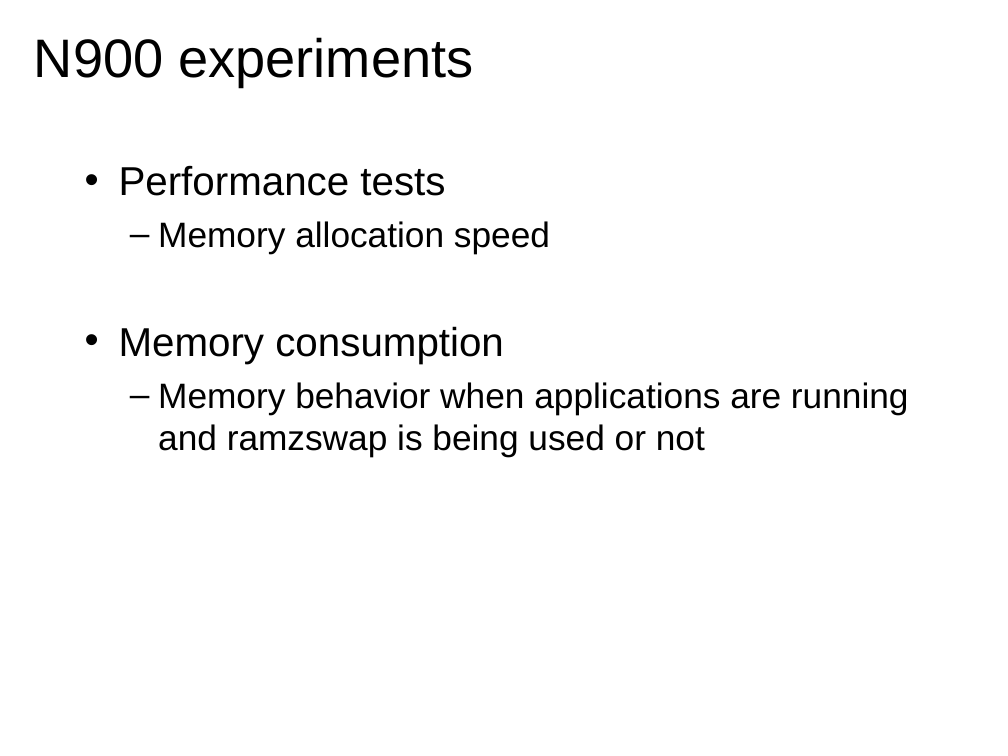
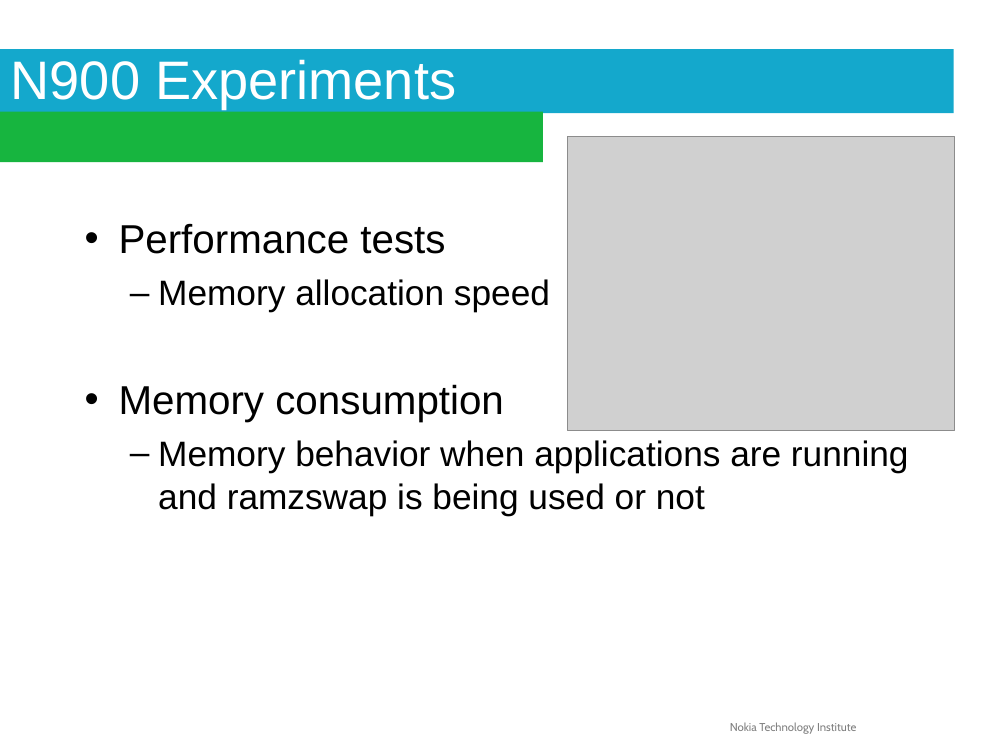
Before and after one commit to briglia/LinuxCon2011, a slide deck: slide 22 of linuxcon2011.odp (slide 21 before the commit). Drawn at 1008x756 pixels with LibreOffice and Linux fonts; fonts in the diff are those of the drawing; grey boxes stand for pictures; background and template pictures are left out. Boxes give left, top, right and bottom in pixels: in the first picture for what was removed or moved away, otherwise in the second. Text is boxed around its words. In the diff, an @@ line names an element or a change of style, - is before the commit and + after.

```diff
--- a/linuxcon2011.odp
+++ b/linuxcon2011.odp
@@ title "N900 Experiments" resized from (x1=34, y1=37, x2=473, y2=87) to (x1=0, y1=49, x2=954, y2=113) @@
@@ title "N900 Experiments" at (x1=0, y1=49, x2=954, y2=113): fill none to #14A8CC @@
@@ title at (x1=11, y1=59, x2=456, y2=109): text changed; text colour #000000 to #FFFFFF @@
-N900 experiments
+N900 Experiments
@@ rectangle added at (x1=0, y1=112, x2=543, y2=162), fill #17B53F @@
@@ picture added at (x1=567, y1=136, x2=954, y2=431) @@
@@ text "Performance tests" moved from (x1=119, y1=165, x2=909, y2=457) to (x1=119, y1=223, x2=909, y2=515) @@
@@ text added at (x1=730, y1=722, x2=856, y2=734), 9 pt, text #7F7F7F @@
+Nokia Technology Institute
```
Also in this commit, not shown: 30 other slides changed, 1 slide added.
